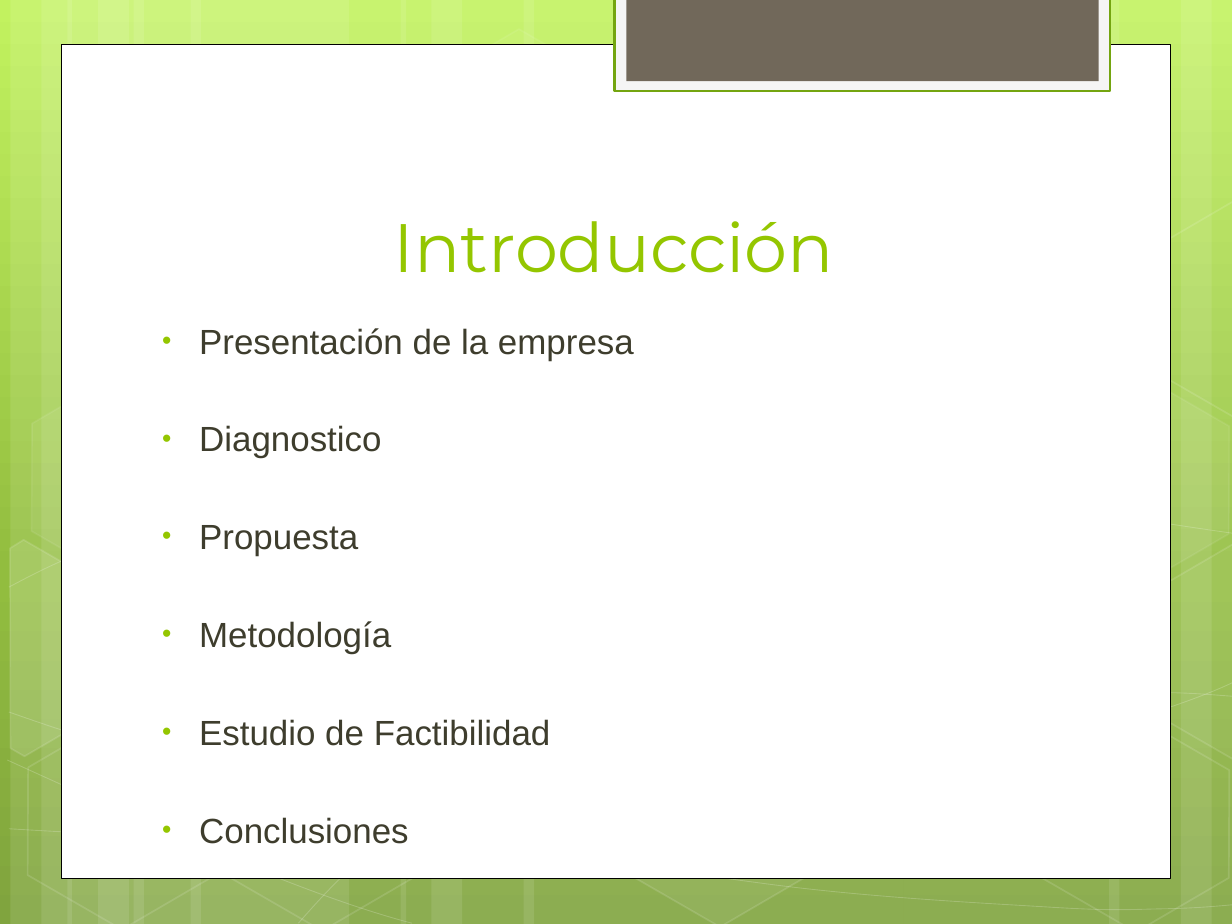
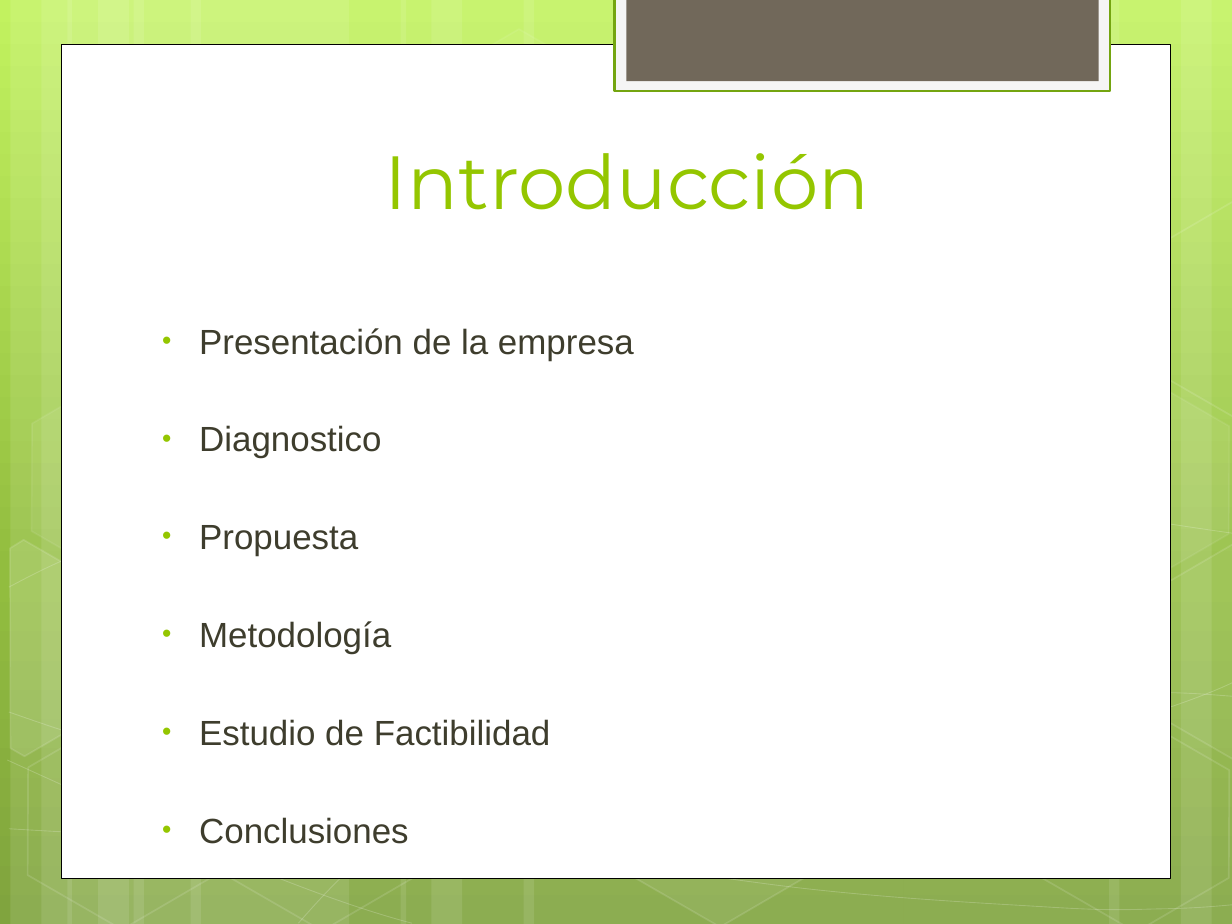
Before and after one commit to ptissera/habilitacion-profesional-2012-4k4, a slide deck: slide 3 of Documentacion/Informe Preliminar/Presentacion Informe Preliminar.pptx. Drawn at 1232x924 pixels with LibreOffice and Linux fonts; fonts in the diff are those of the drawing. Boxes give left, top, right and bottom in pixels: in the first picture for what was removed or moved away, otherwise in the second. Text is boxed around its words. In the diff, an @@ line names an element or a change of style, - is before the commit and + after.

```diff
--- a/Documentacion/Informe Preliminar/Presentacion Informe Preliminar.pptx
+++ b/Documentacion/Informe Preliminar/Presentacion Informe Preliminar.pptx
@@ title "Introducción" moved from (x1=394, y1=221, x2=834, y2=273) to (x1=385, y1=153, x2=869, y2=210) @@
@@ title "Introducción" at (x1=385, y1=153, x2=869, y2=210): size 40 to 44 pt @@
```
Also in this commit, not shown: 4 other slides changed.
